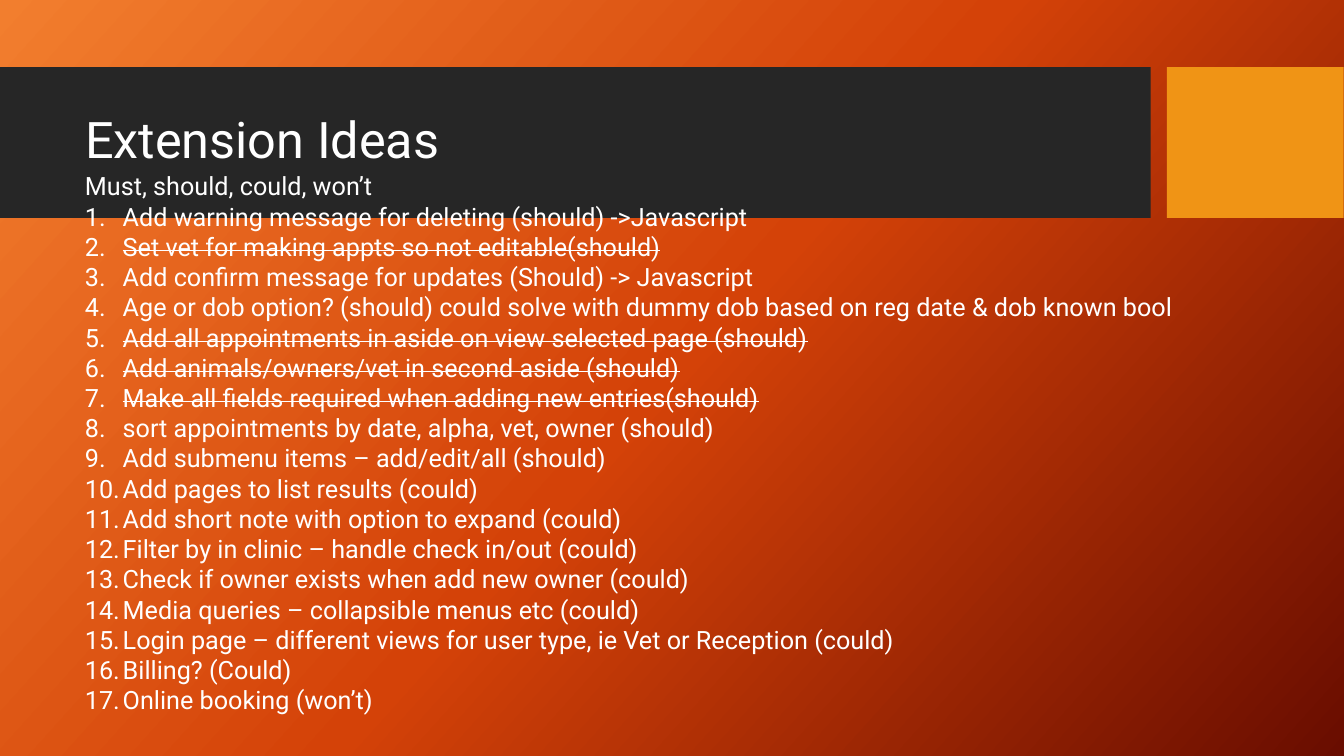
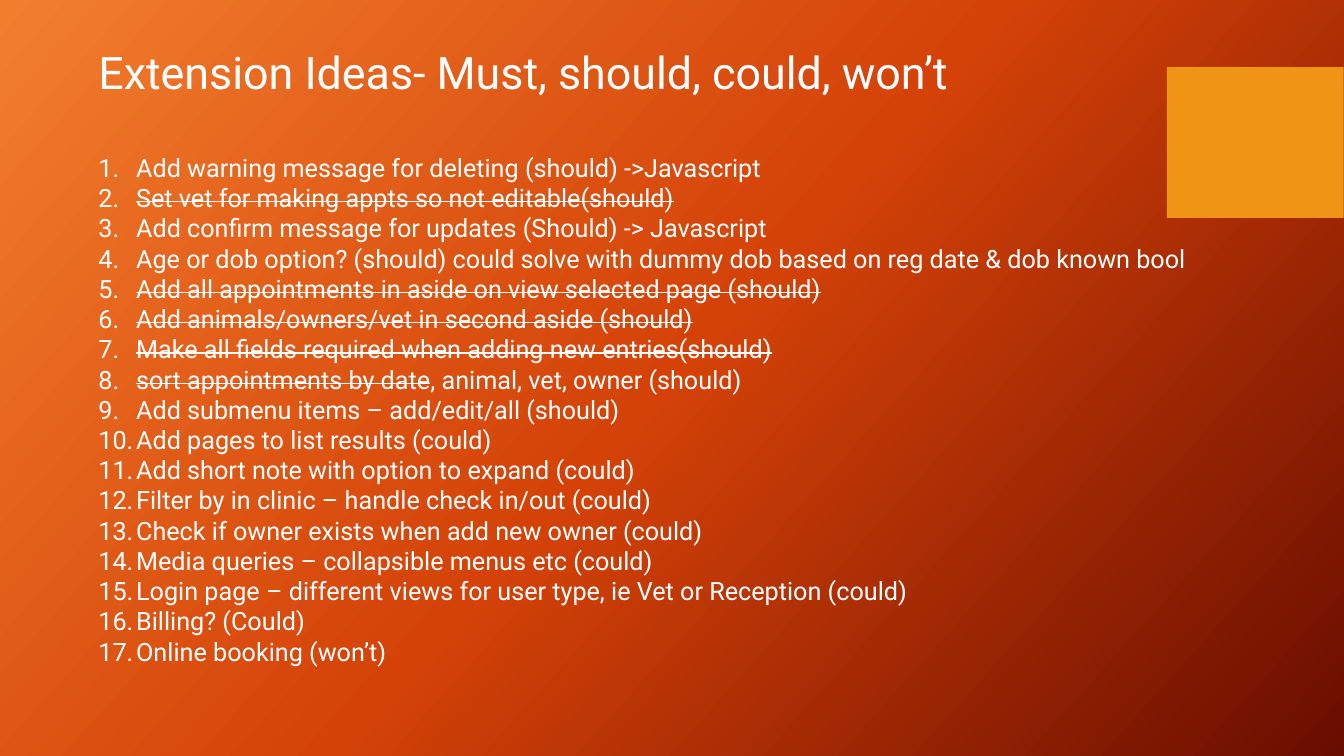
Before and after one commit to Peetfire/Animal_magic, a slide deck: slide 9 of Presentation/Vet Managment.pptx (slide 8 before the commit). Drawn at 1344x756 pixels with LibreOffice and Linux fonts; fonts in the diff are those of the drawing; background and template pictures are left out. Boxes give left, top, right and bottom in pixels: in the first picture for what was removed or moved away, otherwise in the second. Text is boxed around its words. In the diff, an @@ line names an element or a change of style, - is before the commit and + after.

```diff
--- a/Presentation/Vet Managment.pptx
+++ b/Presentation/Vet Managment.pptx
@@ text "Extension Ideas- Must, should, could, ...": place and size @@
-text "Extension Ideas- Must, should, could, ..." at [85,176,1172,715]
+text "Extension Ideas- Must, should, could, ..." at [98,55,1185,667]
@@ text at [98,55,948,95]: text changed; size 18 to 32 pt @@
-Must, should, could, won’t
+Extension Ideas- Must, should, could, won’t
@@ rectangle removed at [0,68,1150,219] @@
@@ title removed at [85,120,439,159] @@
-Extension Ideas
@@ text at [136,369,742,395]: text changed @@
-8. sort appointments by date, alpha, vet, owner (should)
+8. sort appointments by date, animal, vet, owner (should)
```
Also in this commit, not shown: 2 other slides changed, 2 slides added, 1 slide removed, 22 other files.
